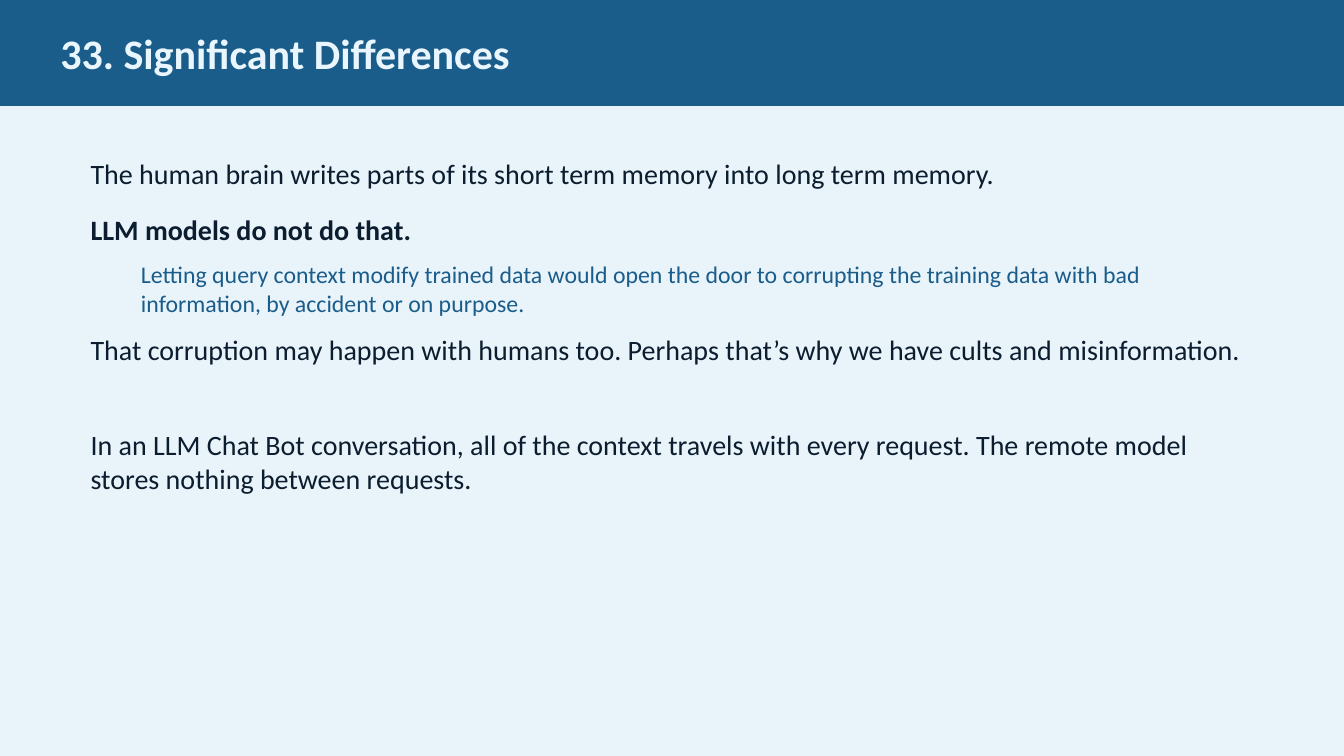
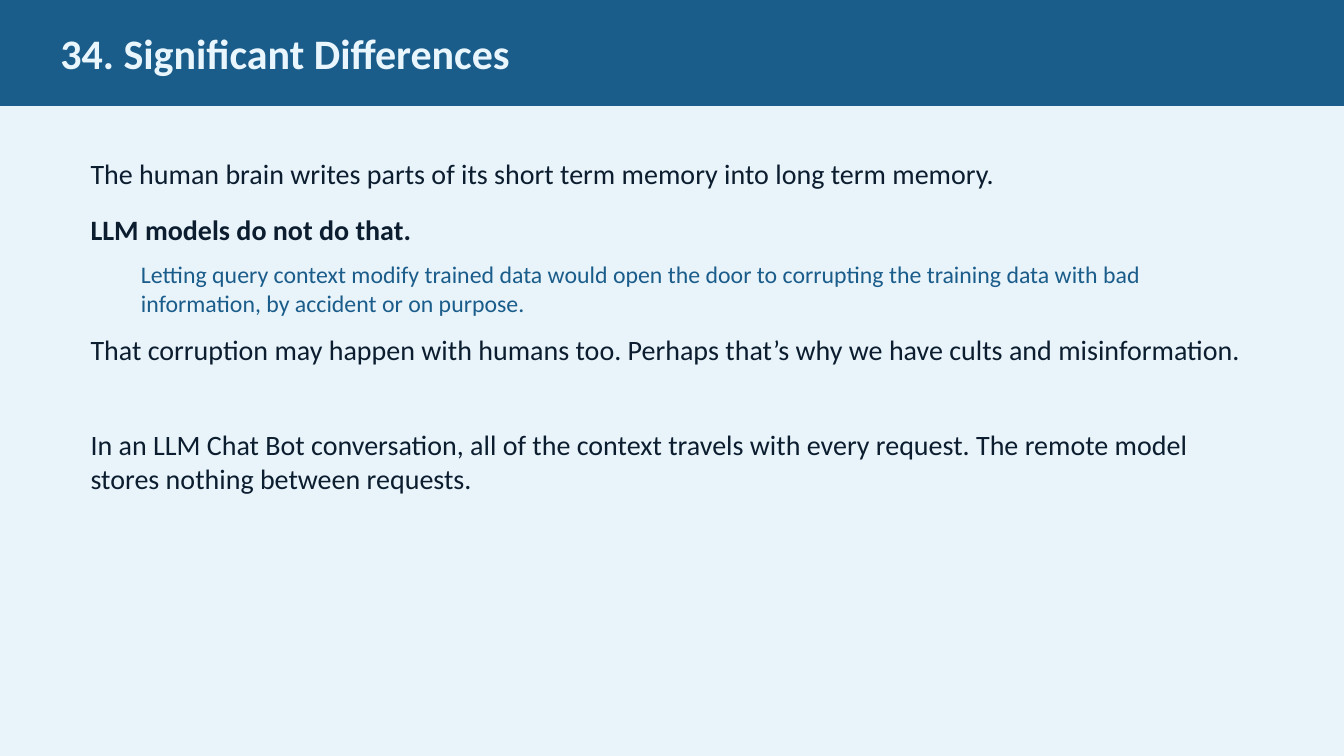
Before and after one commit to JimFawcett/NewSite, a slide deck: slide 34 of AI Presentation 2026/AI_Presentation.pptx (slide 33 before the commit). Drawn at 1344x756 pixels with LibreOffice and Linux fonts; fonts in the diff are those of the drawing. Boxes give left, top, right and bottom in pixels: in the first picture for what was removed or moved away, otherwise in the second. Text is boxed around its words. In the diff, an @@ line names an element or a change of style, - is before the commit and + after.

```diff
--- a/AI Presentation 2026/AI_Presentation.pptx
+++ b/AI Presentation 2026/AI_Presentation.pptx
@@ text in rectangle at <box>60,39,510,76</box>: text changed @@
-33. Significant Differences
+34. Significant Differences
```
Also in this commit, not shown: 7 other slides changed, 1 slide added, 7 other files.
